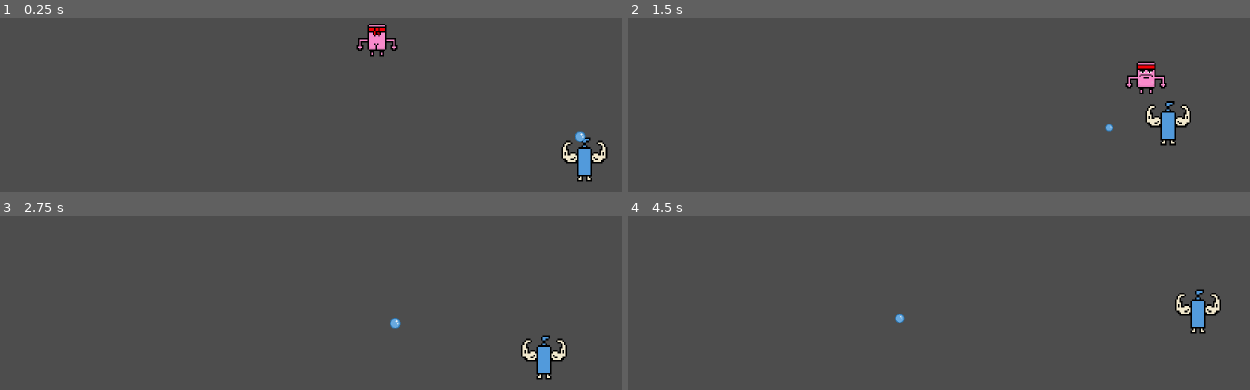
Above: before the commit, frames 1-4 (two rows, left to right).
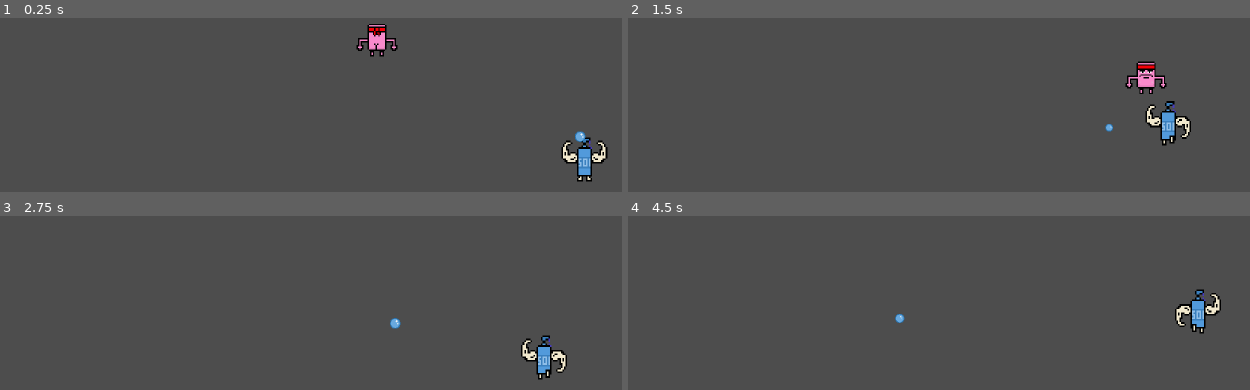
Above: after the commit, the same moments.

Repository: Tibo3103/BagarreBaignoire
Game: Godot game, scene res://main.tscn
The game is run twice, just before and just after one commit, with the same random seed, the same clock (stepped at 60 frames per second) and the same inputs.
Inputs:
- Up to frame 1 (0.25 s): no input
- Up to frame 2 (1.5 s): hold D (move_right) 0.53-1.28 s; hold Space (dash) 0.53-1.28 s; hold S (move_backward) from 1.28 s (still down); tap Space (dash) at 1.35 s
- Up to frame 3 (2.75 s): release S (move_backward) at 2.03 s; hold D (move_right) from 2.03 s (still down); hold Space (dash) from 2.03 s (still down)
- Up to frame 4 (4.5 s): release D (move_right) at 2.78 s; release Space (dash) at 2.78 s; hold W (move_forward) 2.78-3.53 s; tap Space (dash) at 2.85, 4.35 s; hold Space (dash) 3.53-4.28 s; hold A (move_left) from 3.53 s (still down)

The runs differ from the first frame. In frame 1, 0.1% of the frame differs, in the area x 92-96%, y 69-87%; in frame 2, 0.4%; in frame 3, 0.4%, in the area x 86-92%, y 69-95%; in frame 4, 0.4%.

Commit message:
animations pouss-pouss

Diff:
--- a/pouce-pouce.gd
+++ b/pouce-pouce.gd
@@ -4,6 +4,7 @@
 @export var speed: float = 100.0  # Vitesse de déplacement de l'ennemi
 
 func _physics_process(delta):
+	$AnimatedSprite2D.play()
 	# Essayer de trouver le nœud du joueur
 	var player = get_parent().get_node_or_null("Player")
 	if player:
@@ -15,10 +16,12 @@
 
 
 func _on_visible_on_screen_notifier_2d_screen_exited():
+	$AnimatedSprite2D.play()
 	# Supprime l'ennemi s'il quitte l'écran
 	queue_free()
 
 func _on_bubulle_timer_timeout():
+	$AnimatedSprite2D.play()
 	if bubulle_scene==null:
 		push_error("bubulle_scene is not assigned")
 		return
--- a/pouce_pouce.tscn
+++ b/pouce_pouce.tscn
@@ -1,14 +1,25 @@
-[gd_scene load_steps=6 format=3 uid="uid://bmjqmn5peipua"]
+[gd_scene load_steps=8 format=3 uid="uid://bmjqmn5peipua"]
 
 [ext_resource type="Script" path="res://pouce-pouce.gd" id="1_osfyv"]
-[ext_resource type="Texture2D" uid="uid://gd58o62hldin" path="res://images/pousspoussver1.png" id="2_cjs33"]
+[ext_resource type="Texture2D" uid="uid://dsywdf2sfhhqj" path="res://images/pousspouss2.png" id="2_jngkc"]
 [ext_resource type="PackedScene" uid="uid://ueay085cicij" path="res://bubulle.tscn" id="3_4r67e"]
+[ext_resource type="Texture2D" uid="uid://berqemip11l6r" path="res://images/pousspouss1.png" id="3_d3iwk"]
+[ext_resource type="Texture2D" uid="uid://dlpjvdme4xk01" path="res://images/pousspouss3.png" id="4_knknj"]
 
 [sub_resource type="SpriteFrames" id="SpriteFrames_nbppq"]
 animations = [{
 "frames": [{
-"duration": 1.0,
-"texture": ExtResource("2_cjs33")
+"duration": 0.5,
+"texture": ExtResource("2_jngkc")
+}, {
+"duration": 0.5,
+"texture": ExtResource("3_d3iwk")
+}, {
+"duration": 0.5,
+"texture": ExtResource("2_jngkc")
+}, {
+"duration": 0.5,
+"texture": ExtResource("4_knknj")
 }],
 "loop": true,
 "name": &"pouce-pouce",
Binary file added: images/pousspouss1.png
Not shown, added: images/pousspouss1.png.import
Binary file added: images/pousspouss2.png
Not shown, added: images/pousspouss2.png.import
Binary file added: images/pousspouss3.png
Not shown, added: images/pousspouss3.png.import
